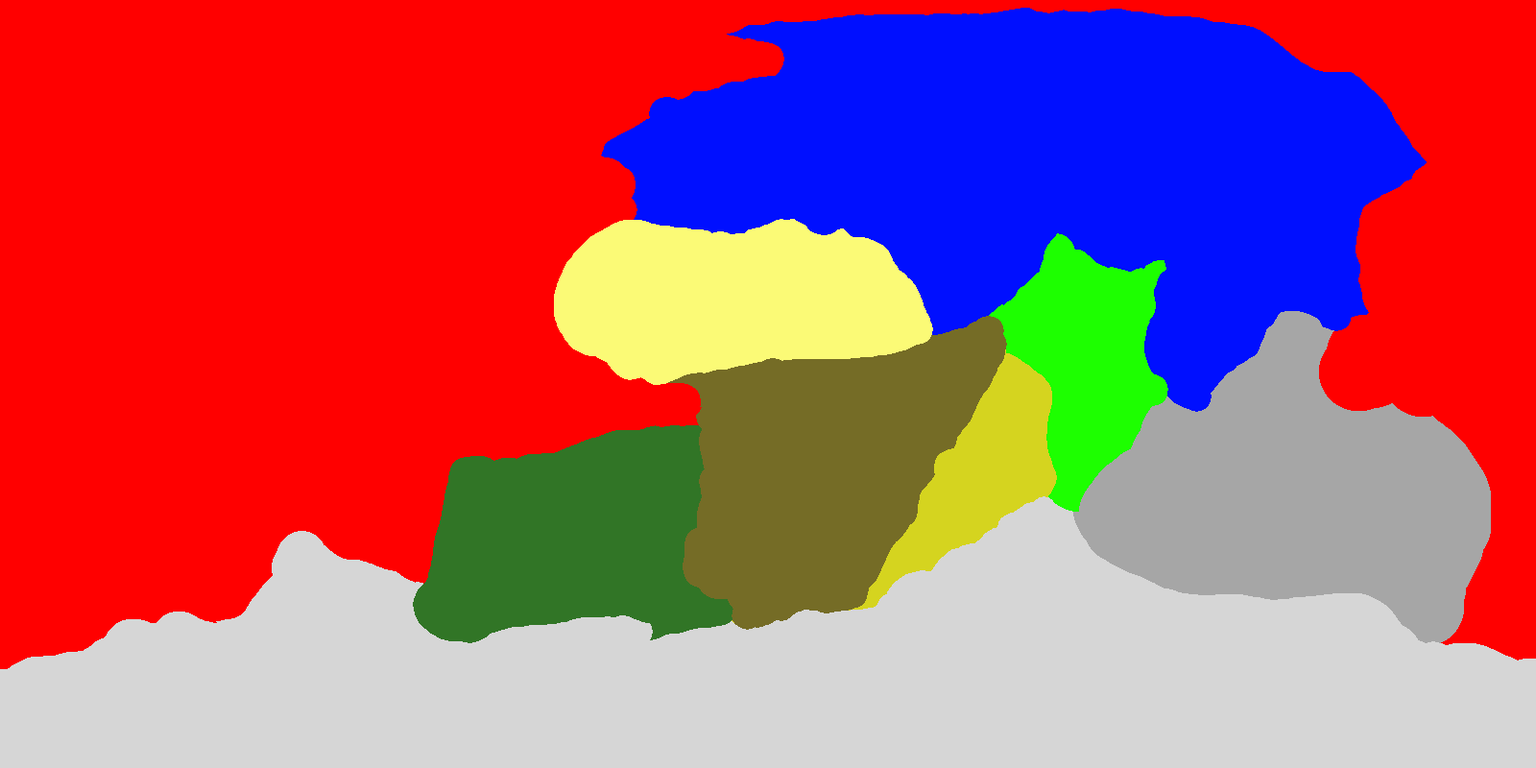
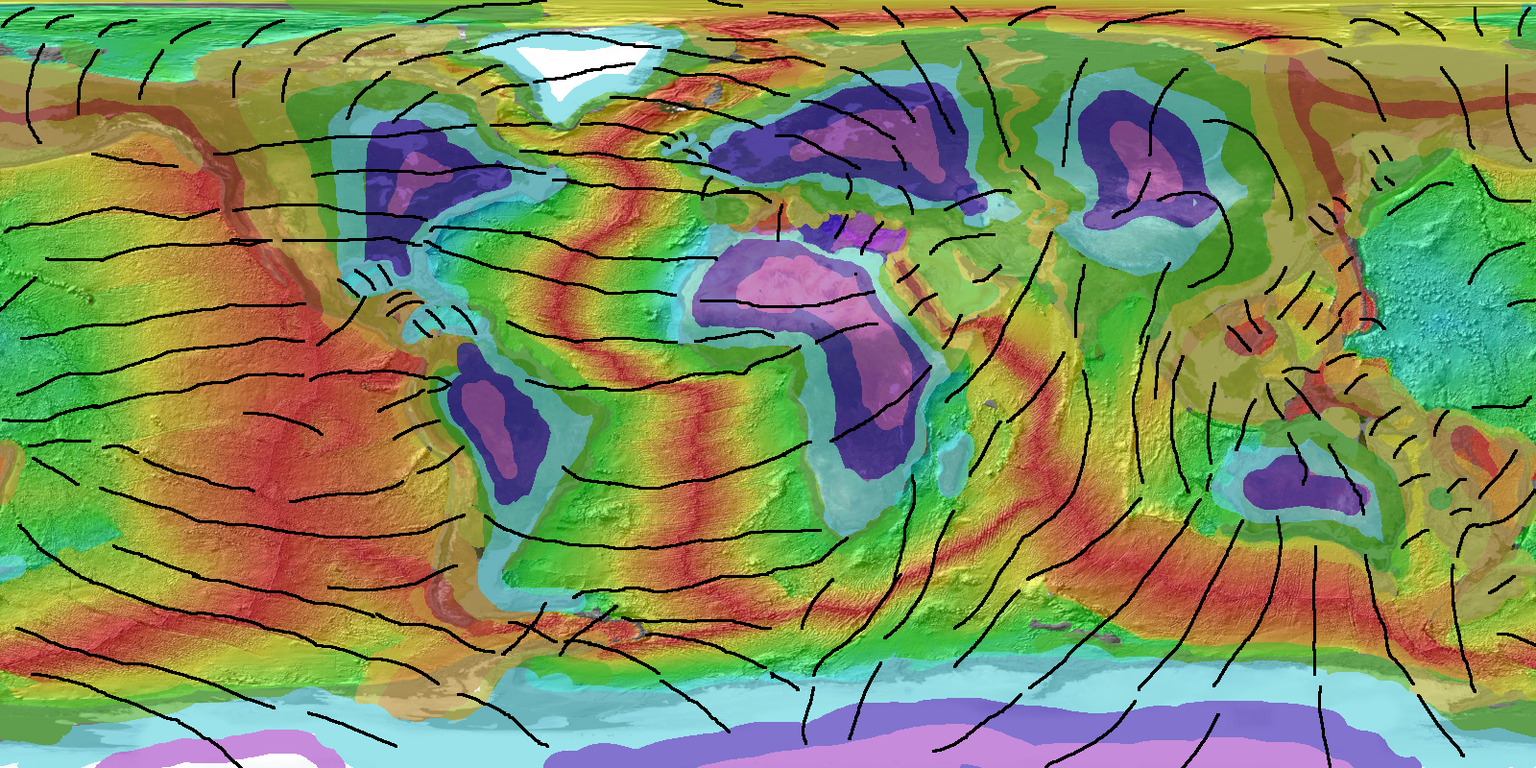
Two versions of the same layered image (1536×768). Layer-by-layer changes:
added layer "lines" above "continuedo" over (0, 0, 1536, 768)
added layer "continuedo" (64%) above "crusts" over (0, 0, 1536, 768)
hid "crusts" over (0, 0, 1536, 768)
